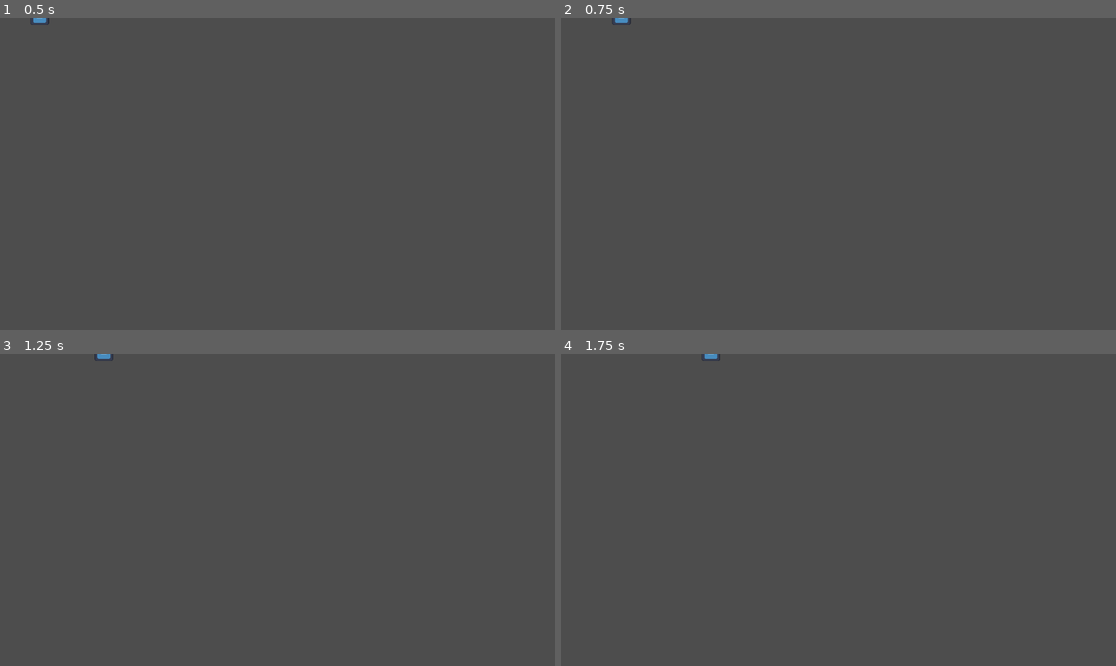
Above: before the commit, frames 1-4 (two rows, left to right).
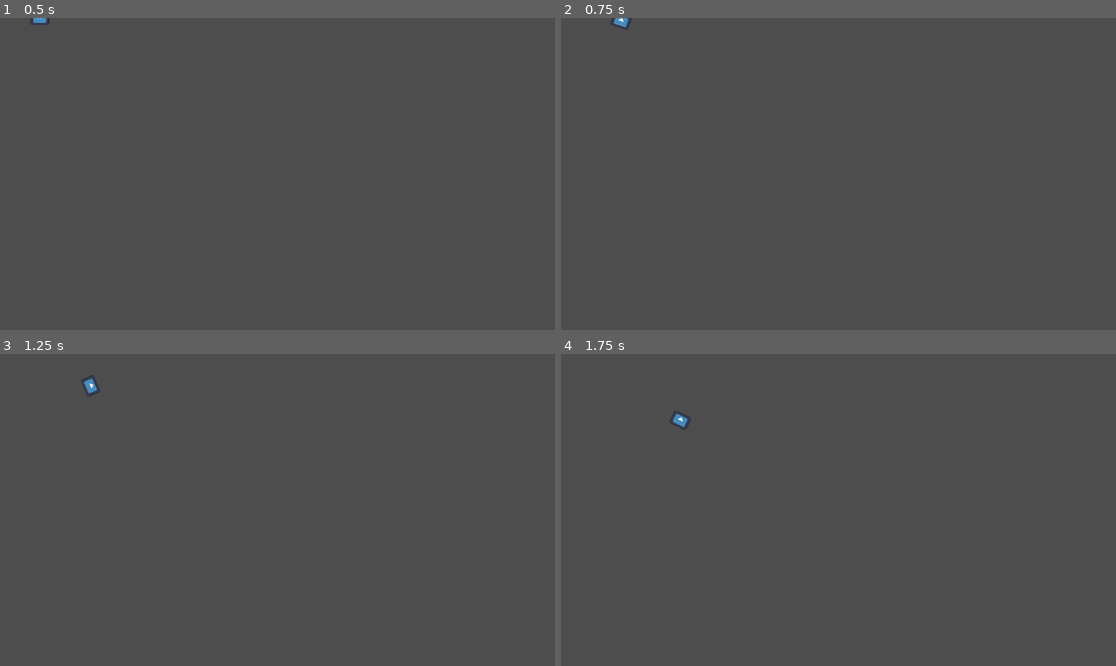
Above: after the commit, the same moments.

Repository: norrlandxyz/skott
Game: Godot game, scene res://bullet_test/bullet/bullet.tscn
Two runs of this game, one before a commit and one after it. Both use one fixed random seed, a clock stepped at 60 frames per second and the inputs below. This scene is started directly instead of the project's main scene. The engine's default icon, where the game draws it, is replaced by a stand-in: a white triangle on a blue panel in a dark square.
Inputs:
- Up to frame 1 (0.5 s): no input
- Up to frame 2 (0.75 s): tap Enter at 0.5 s; hold Right (ui_right) from 0.53 s (still down); hold Tab (switch) from 0.53 s (still down)
- Up to frame 3 (1.25 s): keep holding Right (ui_right); keep holding Tab (switch)
- Up to frame 4 (1.75 s): release Right (ui_right) at 1.28 s; release Tab (switch) at 1.28 s; hold Left (ui_left) from 1.28 s (still down); tap Space (self_destruct) at 1.35 s; tap Tab (switch) at 1.55 s

Frame 1 is identical in both runs. In frame 2, less than 0.1% of the frame differs, in the area x 8-13%, y 0-4%; in frame 3, 0.1%, in the area x 14-21%, y 0-14%; in frame 4, 0.1%.
Error before the commit: Out of bounds get index '0' (on base: 'Array[Node]') (res://bullet_test/bullet.gd:34)
Error after the commit: Out of bounds get index '0' (on base: 'Array[Node]') (res://bullet_test/bullet.gd:22)

Commit message:
Fixed erros

Diff:
--- a/bullet_test/bullet.gd
+++ b/bullet_test/bullet.gd
@@ -19,6 +19,8 @@
 
 func _ready():
 	timer.start()
+	var control = get_tree().get_nodes_in_group("control")[0]
+	control.switch.connect(switchbullet)
 
 func _input(event):
 	#self_destruct is equal to space key
@@ -31,8 +33,6 @@
 
 #function process input
 func get_input():
-	var control = get_tree().get_nodes_in_group("control")[0]
-	control.switch.connect(switchbullet)
 
 
 	if get_tree().get_nodes_in_group("bullet").size() < 2:
